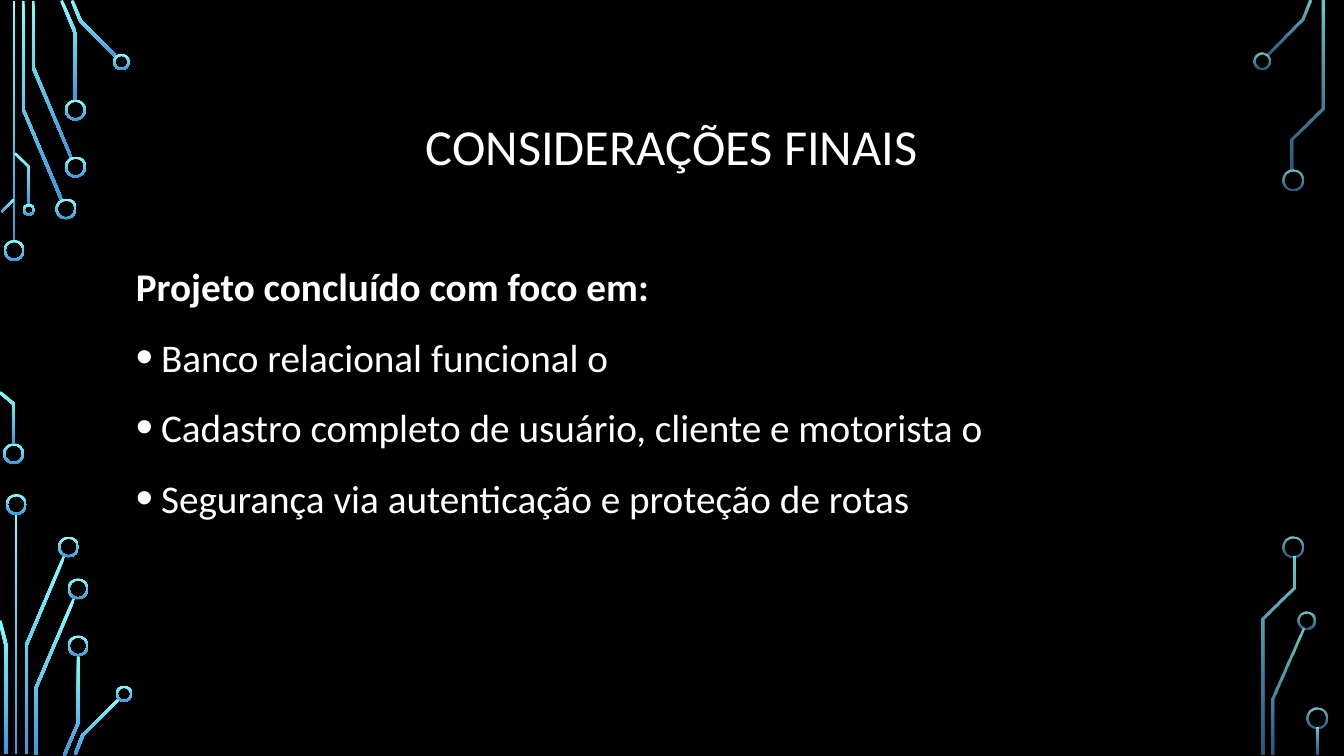
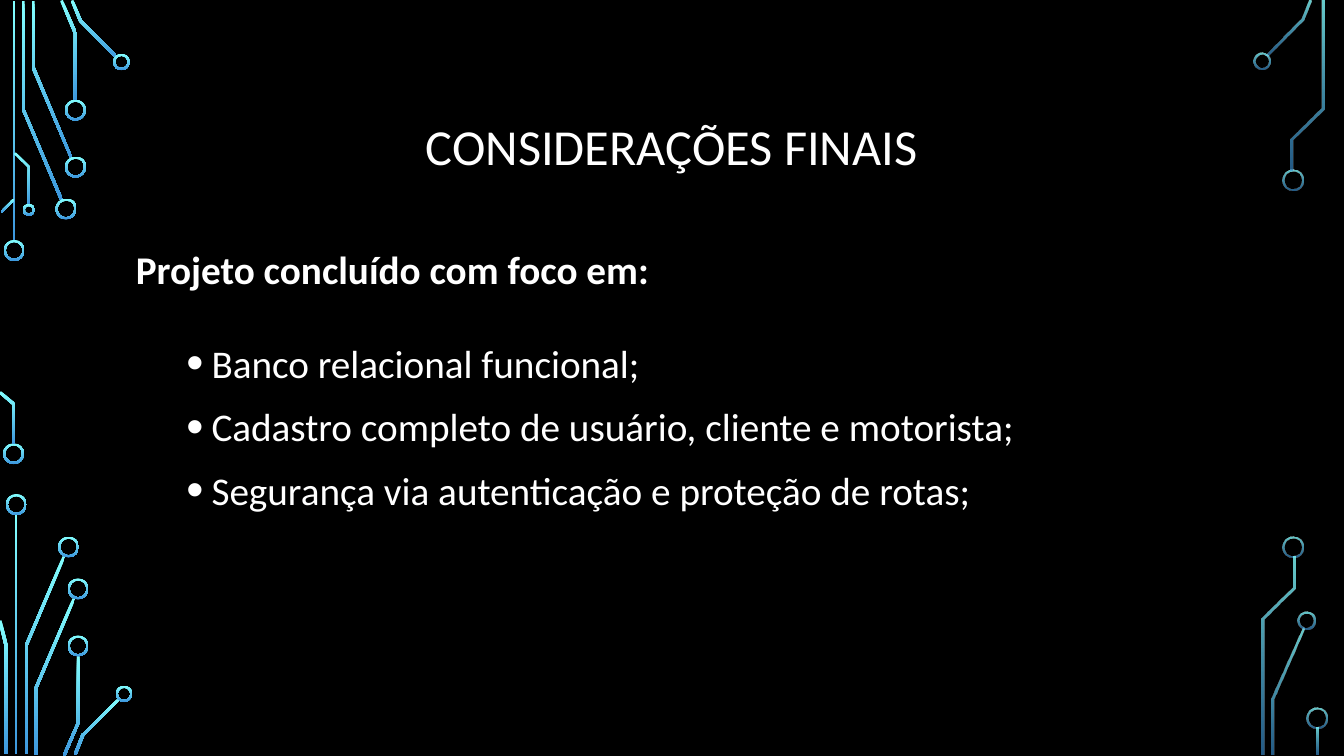
Before and after one commit to solutionsit-developer/Transportadora, a slide deck: slide 22 of transportadora/doc/Gestão de transportadora.pptx (slide 20 before the commit). Drawn at 1344x756 pixels with LibreOffice and Linux fonts; fonts in the diff are those of the drawing; background and template pictures are left out. Boxes give left, top, right and bottom in pixels: in the first picture for what was removed or moved away, otherwise in the second. Text is boxed around its words. In the diff, an @@ line names an element or a change of style, - is before the commit and + after.

```diff
--- a/transportadora/doc/Gestão de transportadora.pptx
+++ b/transportadora/doc/Gestão de transportadora.pptx
@@ text "Projeto concluído com foco em:": place and size @@
-text "Projeto concluído com foco em:" at box(136, 273, 983, 520)
+text "Projeto concluído com foco em:" at box(136, 256, 1014, 512)
@@ text at box(212, 350, 1014, 512): text changed @@
-• Banco relacional funcional o
-• Cadastro completo de usuário, cliente e motorista o
-• Segurança via autenticação e proteção de rotas
+  • Banco relacional funcional;
+  • Cadastro completo de usuário, cliente e motorista;
+  • Segurança via autenticação e proteção de rotas;
```
Also in this commit, not shown: 11 other slides changed, 11 slides added, 9 slides removed.
